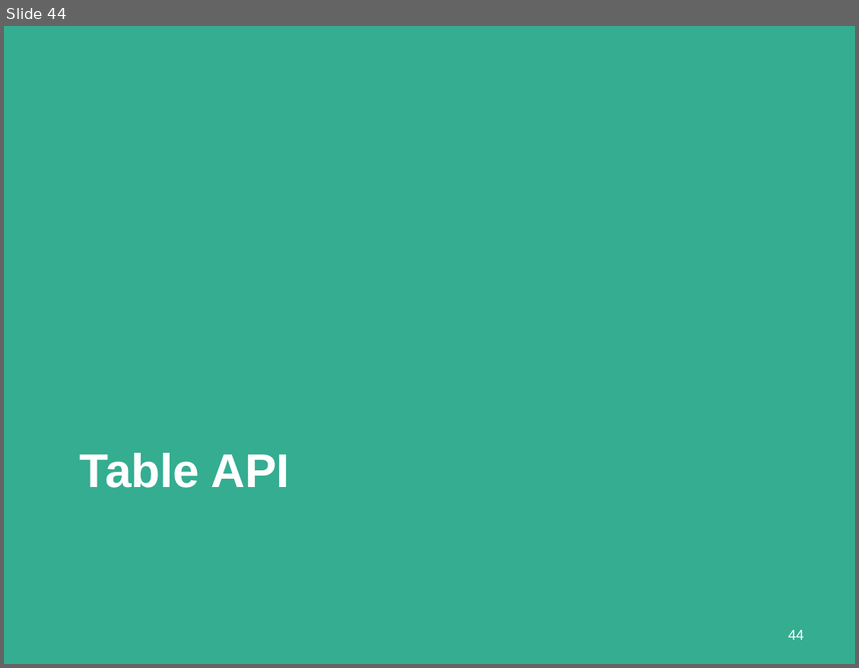
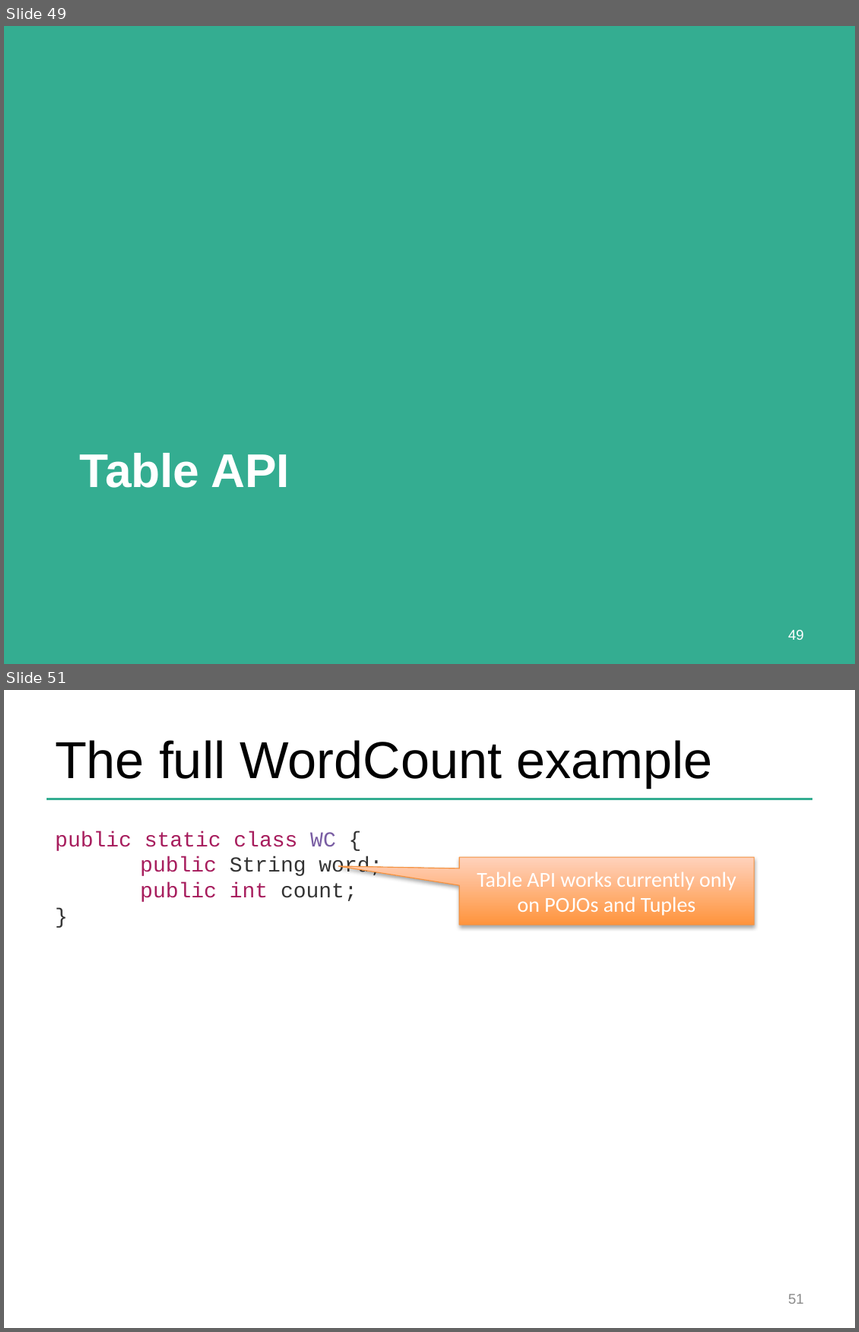
Before and after one commit to dataArtisans/flink-training-web, a slide deck: slides/flink_batch_advanced.pptx. Shown one above the other, each under a label of ours: slide 44 before the commit, slides 49 and 51 after it; the slides between them are not shown. The pictures are 859x668 and 859x1332 pixels, drawn with LibreOffice and Linux fonts; fonts in the diff are those of the drawing; background and template pictures are left out. Boxes give left, top, right and bottom in pixels: in the first picture for what was removed or moved away, otherwise in the second. Text is boxed around its words. In the diff, an @@ line names an element or a change of style, - is before the commit and + after.

```diff
--- a/slides/flink_batch_advanced.pptx
+++ b/slides/flink_batch_advanced.pptx
@@ slide 51 added at (x1=4, y1=690, x2=855, y2=1328), background #FFFFFF @@
@@ title added at (x1=55, y1=740, x2=713, y2=787), 44 pt, text #000000 @@
+The full WordCount example
@@ line added from (47, 799) to (813, 799), #34AD91 2 pt @@
@@ text added at (x1=55, y1=831, x2=382, y2=902), 18 pt, text #A71D5D @@
+public static class WC {
+public String word;
+public int count;
+}
@@ speech box added at (x1=459, y1=858, x2=754, y2=925), fill gradient #FF953E to #FFD2BD, outline #F69240 0.75 pt, 18 pt, text #FFFFFF @@
+Table API works currently only on POJOs and Tuples
@@ page number added at (x1=788, y1=1294, x2=804, y2=1304), 12 pt, text #8C8C8C @@
+51
@@ what was slide 44 is now slide 49 @@
@@ page number at (x1=788, y1=630, x2=804, y2=640): text changed @@
-44
+49
```
Also in this commit, not shown: 2 slides changed, 13 other slides added, 5 slides removed.
